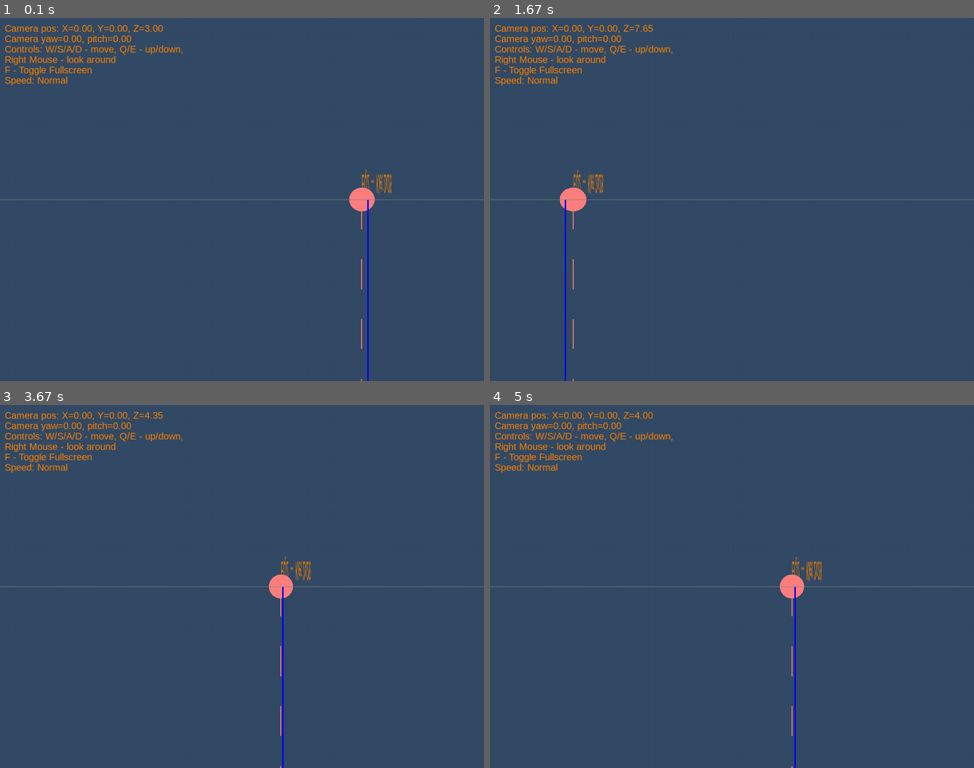
Above: before the commit, frames 1-4 (two rows, left to right).
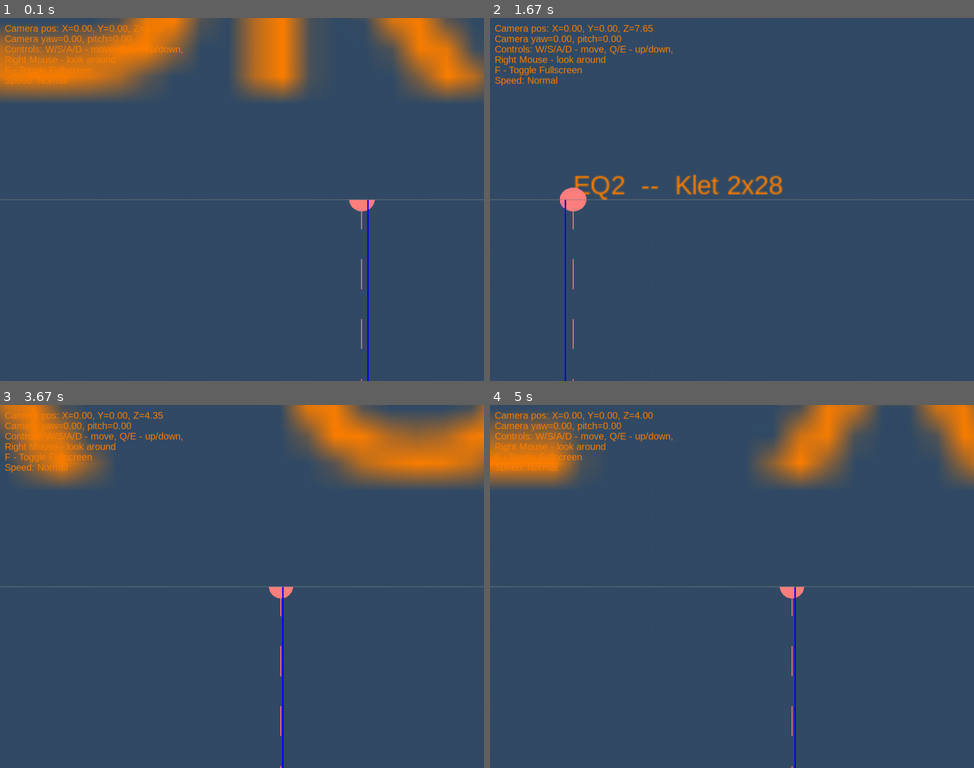
Above: after the commit, the same moments.

Repository: mike7109/Mine3DExplorer
Game: pygame game, started from main.py
The game is run twice, just before and just after one commit, with the same random seed, the same clock (stepped at 60 frames per second) and the same inputs.
Inputs (mouse positions are in pixels of both pictures, inside the frame that each line leads up to):
- Up to frame 1 (0.1 s): no input
- Up to frame 2 (1.67 s): hold D 0.33-0.8 s; move the mouse to (712, 214) at 0.37 s; hold D 1.17-1.63 s
- Up to frame 3 (3.67 s): hold A 1.67-2.2 s; hold A 2.57-2.97 s; hold D from 3.4 s (still down)
- Up to frame 4 (5 s): release D at 4.03 s; hold A 4.47-4.93 s; hold D from 4.97 s (still down)

The runs differ from the first frame. In frame 1, 15% of the frame differs, in the area x 0-100%, y 0-51%; in frame 2, 1.0%; in frame 3, 12%; in frame 4, 9.3%.

Commit message:
красиво текст отображается

Diff:
--- a/renderer_3d.py
+++ b/renderer_3d.py
@@ -30,7 +30,7 @@
     texture_id = glGenTextures(1)
     glBindTexture(GL_TEXTURE_2D, texture_id)
     glTexParameteri(GL_TEXTURE_2D, GL_TEXTURE_MIN_FILTER, GL_LINEAR)
-    glTexParameteri(GL_TEXTURE_2D, GL_TEXTURE_MAG_FILTER, GL_NEAREST)
+    glTexParameteri(GL_TEXTURE_2D, GL_TEXTURE_MAG_FILTER, GL_LINEAR)
     glTexParameteri(GL_TEXTURE_2D, GL_TEXTURE_WRAP_S, GL_CLAMP_TO_EDGE)
     glTexParameteri(GL_TEXTURE_2D, GL_TEXTURE_WRAP_T, GL_CLAMP_TO_EDGE)
     glTexImage2D(GL_TEXTURE_2D, 0, GL_RGBA, w, h, 0, GL_RGBA, GL_UNSIGNED_BYTE, text_data)
@@ -64,19 +64,23 @@
     right = [modelview[0][0], modelview[1][0], modelview[2][0]]
     up = [modelview[0][1], modelview[1][1], modelview[2][1]]
 
-    # Масштабирование текста равномерно по всем осям
-    glScalef(scale, scale, scale)
+    # Вычисляем соотношение сторон текстуры
+    aspect_ratio = w / h
+    scaled_right = [component * scale * aspect_ratio for component in right]
+    scaled_up = [component * scale for component in up]
 
     # Рисуем текстурный квад
     glBegin(GL_QUADS)
-    glTexCoord2f(0, 1)
+    glTexCoord2f(0, 0)  # Нижний левый угол
     glVertex3f(0, 0, 0)
-    glTexCoord2f(1, 1)
-    glVertex3f(right[0], right[1], right[2])
-    glTexCoord2f(1, 0)
-    glVertex3f(right[0] + up[0], right[1] + up[1], right[2] + up[2])
-    glTexCoord2f(0, 0)
-    glVertex3f(up[0], up[1], up[2])
+    glTexCoord2f(1, 0)  # Нижний правый угол
+    glVertex3f(*scaled_right)
+    glTexCoord2f(1, 1)  # Верхний правый угол
+    glVertex3f(scaled_right[0] + scaled_up[0],
+               scaled_right[1] + scaled_up[1],
+               scaled_right[2] + scaled_up[2])
+    glTexCoord2f(0, 1)  # Верхний левый угол
+    glVertex3f(*scaled_up)
     glEnd()
 
     # Восстанавливаем матрицу
@@ -85,6 +89,7 @@
     # Отключаем текстурирование и блэндинг
     glDisable(GL_TEXTURE_2D)
     glDisable(GL_BLEND)
+
 
 def draw_mine_axes():
     """Рисуем шахтные оси как линии."""
